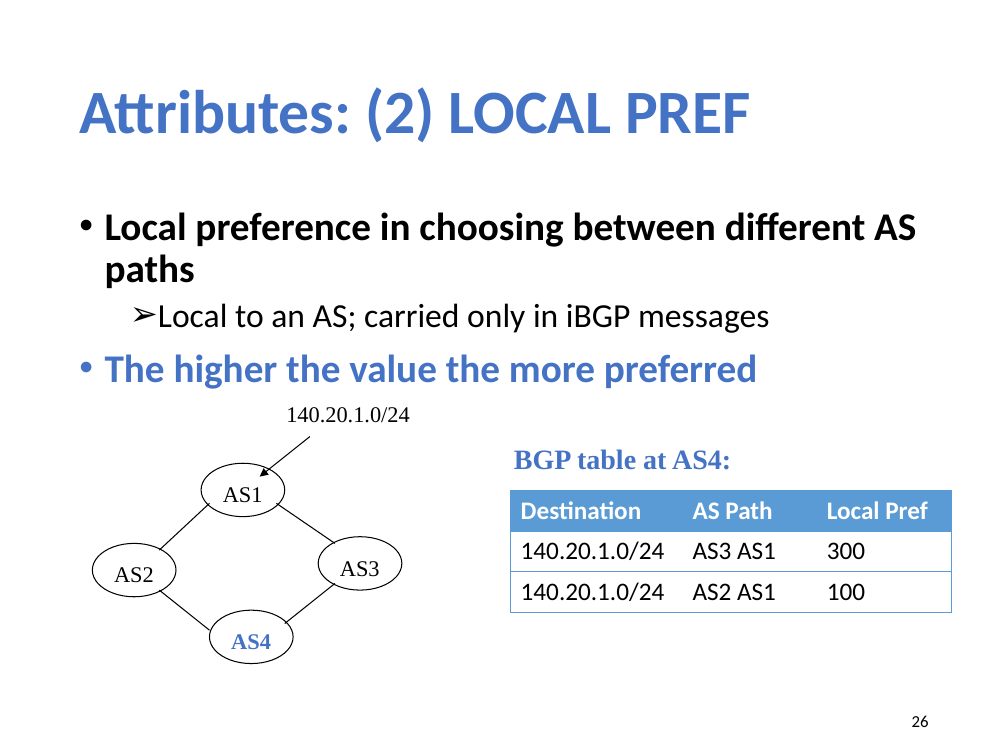
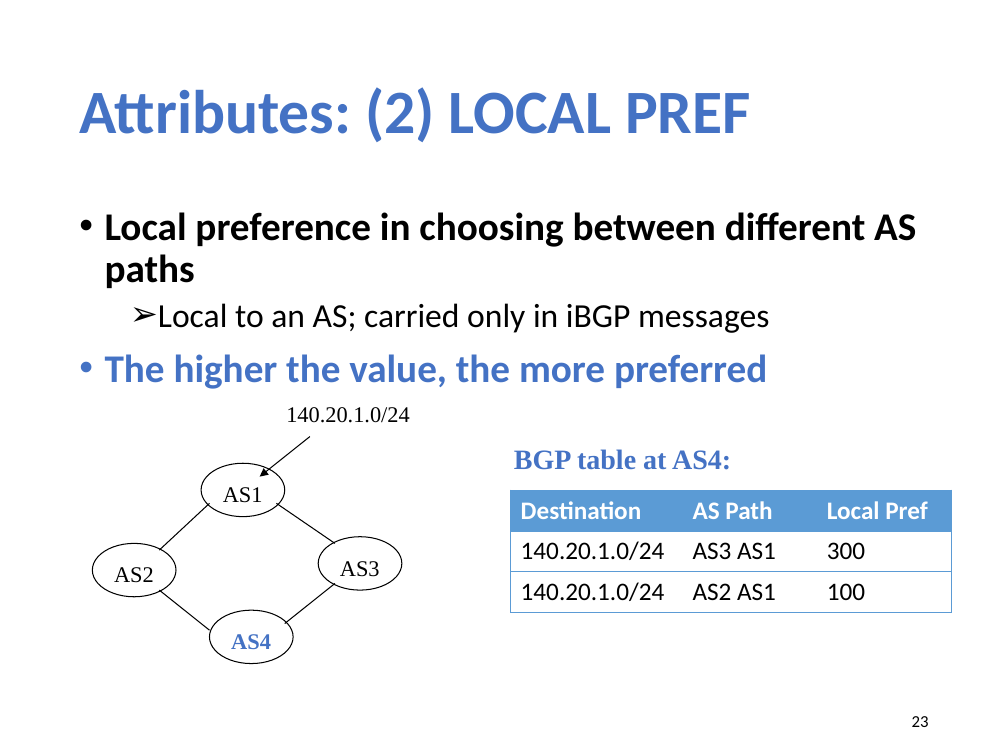
Before and after one commit to xinjin/course-net, a slide deck: slide 23 of slides/lec15_bgp.pptx (slide 26 before the commit). Drawn at 1008x756 pixels with LibreOffice and Linux fonts; fonts in the diff are those of the drawing. Boxes give left, top, right and bottom in pixels: in the first picture for what was removed or moved away, otherwise in the second. Text is boxed around its words. In the diff, an @@ line names an element or a change of style, - is before the commit and + after.

```diff
--- a/slides/lec15_bgp.pptx
+++ b/slides/lec15_bgp.pptx
@@ text at (105, 354, 767, 389): text changed @@
-• The higher the value the more preferred
+• The higher the value, the more preferred
@@ page number at (912, 716, 929, 727): text changed @@
-26
+23
```
Also in this commit, not shown: 1 other slide changed, 1 slide added, 3 slides removed, 1 other file.
